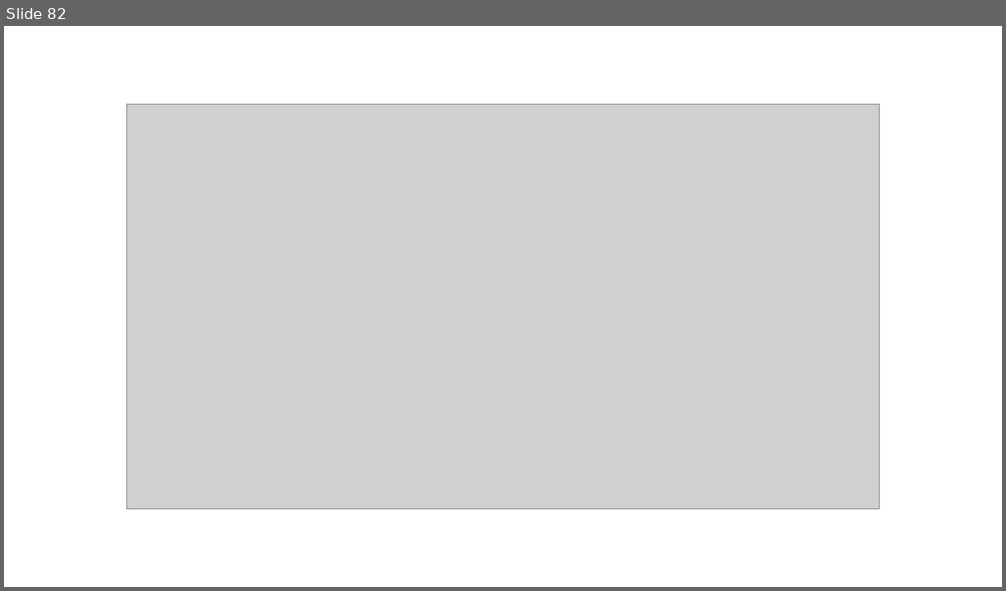
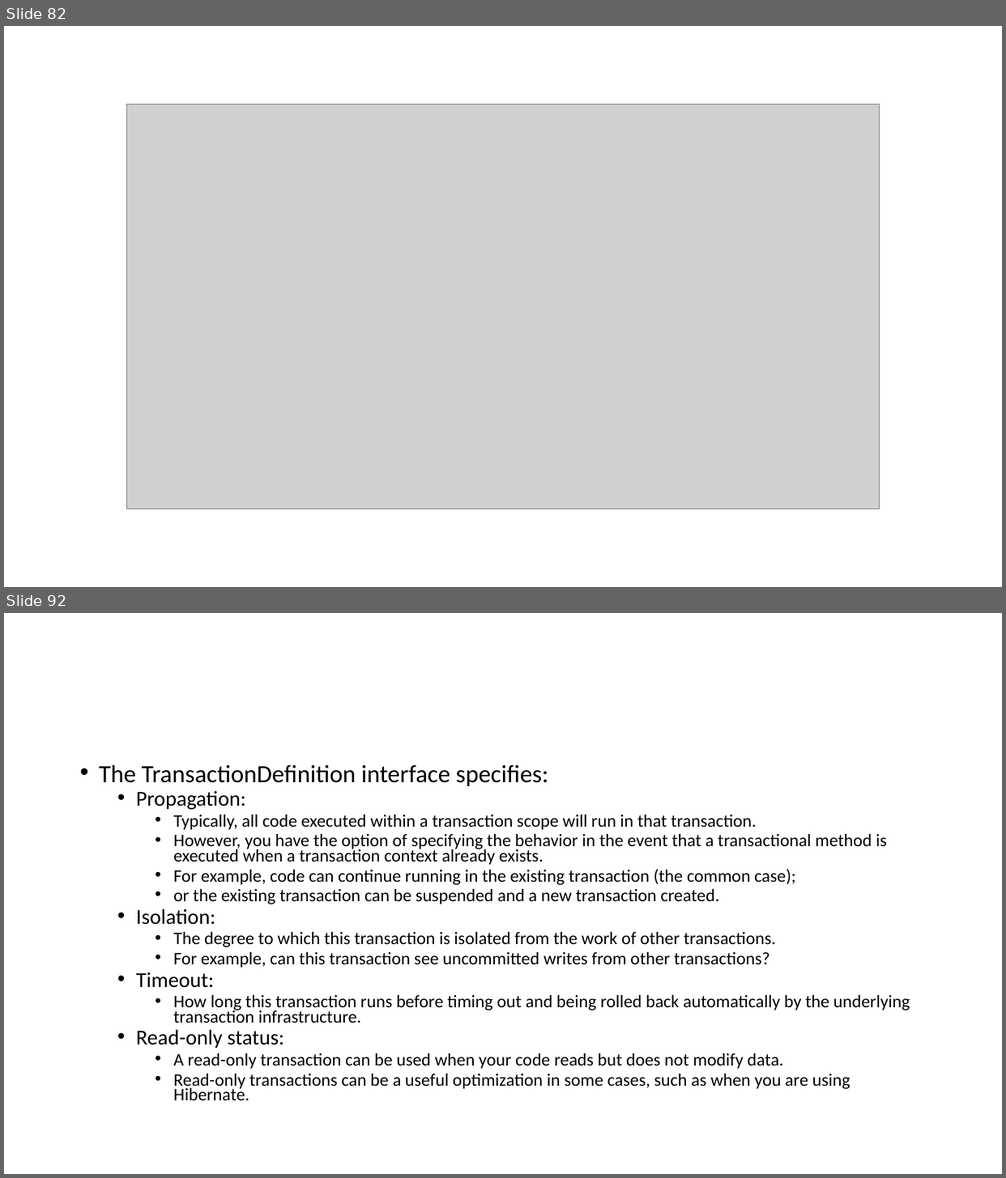
Before and after one commit to lawren43/mytest-repo, a slide deck: test-springmvc/doc/20181018-Spring JPA.pptx. Shown one above the other, each under a label of ours: slide 82 before the commit, slides 82 and 92 after it; the slides between them are not shown. The pictures are 1006x591 and 1006x1178 pixels, drawn with LibreOffice and Linux fonts; fonts in the diff are those of the drawing; grey boxes stand for pictures. Boxes give left, top, right and bottom in pixels: in the first picture for what was removed or moved away, otherwise in the second. Text is boxed around its words. In the diff, an @@ line names an element or a change of style, - is before the commit and + after.

```diff
--- a/test-springmvc/doc/20181018-Spring JPA.pptx
+++ b/test-springmvc/doc/20181018-Spring JPA.pptx
@@ slide 92 added at (x1=4, y1=613, x2=1002, y2=1174), background #FFFFFF @@
@@ text added at (x1=99, y1=764, x2=910, y2=1101), 17 pt, text #000000 @@
+• The TransactionDefinition interface specifies:
+  • Propagation:
+    • Typically, all code executed within a transaction scope will run in that transaction.
+    • However, you have the option of specifying the behavior in the event that a transactional method is executed when a transaction context already exists.
+    • For example, code can continue running in the existing transaction (the common case);
+    • or the existing transaction can be suspended and a new transaction created.
+  • Isolation:
+    • The degree to which this transaction is isolated from the work of other transactions.
+    • For example, can this transaction see uncommitted writes from other transactions?
+  • Timeout:
+    • How long this transaction runs before timing out and being rolled back automatically by the underlying transaction infrastructure.
+  • Read-only status:
+    • A read-only transaction can be used when your code reads but does not modify data.
+    • Read-only transactions can be a useful optimization in some cases, such as when you are using Hibernate.
```
Also in this commit, not shown: 4 slides changed, 38 other slides added, 13 other files.
